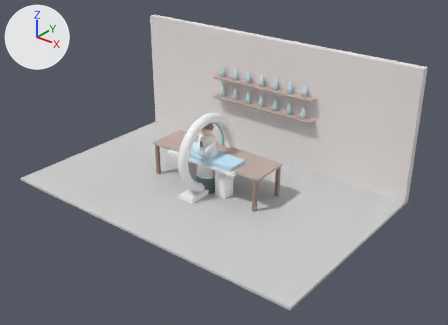
Two versions of the glTF model assets/models/curie.glb, one commit apart.
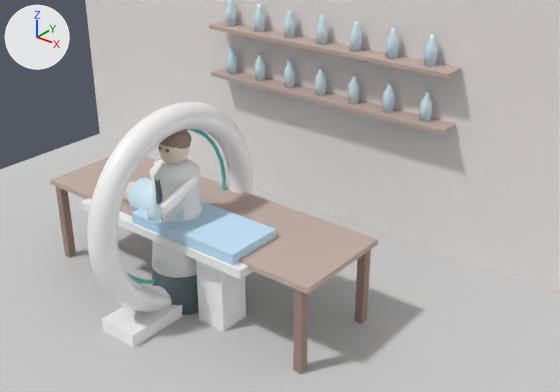
There are two pictures of each version: one whole from a 50 mm camera at (8.57, -10.09, 7.11) aimed at (0.52, -0.02, 0.87), one close up from a 50 mm camera at (4.58, -4.26, 4.07) aimed at (0.73, 0.55, 1.09). The axes (+X, +Y, +Z) are drawn at upper left. The lights are the same throughout. The last two pictures show the newer version. Where no turn or scale is listed for an object, it has been applied to the vertices.

Names of what the first close-up shows: 'cb_body', 'cb_pillar', 'cb_sheet', 'cb_top', 'cf_arm_r', 'cf_coat', 'cf_flask', 'cf_hair', 'cf_head', 'cf_opening', 'cf_skirt', 'cg_foot', 'cg_ring', 'cl_bench_top', 'cl_floor', 'cl_shelf0', 'cl_shelf1', 'cl_wall' and 19 more.
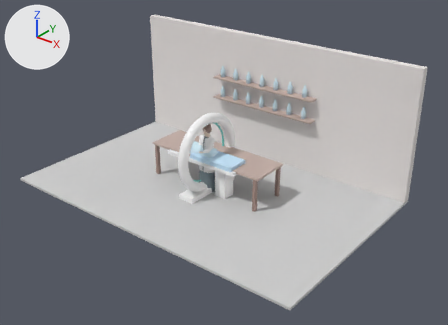
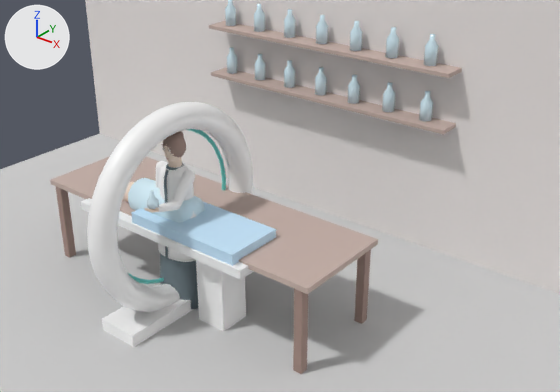
What differs and where, as boxes [x1, y1, x2, y2] in the close-ups (560 x 392 px):
'cf_coat', deleted: before [150, 158, 201, 278]
'curie_figure_cu_coat', added: after [155, 161, 196, 262]
'curie_figure_cu_dress', added: after [160, 163, 198, 309]
'cf_skirt', deleted: before [152, 269, 199, 315]
'cf_arm_r', deleted: before [159, 176, 199, 217]
'curie_figure_cu_hair', added (beige): after [162, 131, 186, 157]
'cf_head', deleted: before [159, 143, 189, 165]
'cf_hair', deleted: before [160, 131, 192, 149]
'cf_flask', deleted: before [147, 196, 162, 221]
'curie_figure_cu_skin', added: after [144, 144, 182, 213]
'curie_figure_cu_glass', added: after [147, 190, 159, 209]
'cf_opening', deleted (mostly hidden): before [155, 179, 163, 221]

What changed in the scene script:
```text
Add me_curie_figure_cu_skin:
    me_curie_figure_cu_skin.from_pydata(...)  # 1626 vertices, 3116 faces; spans x -0.286..0.33, y -0.599..0.106, z 0.653..1.656
    me_curie_figure_cu_skin.materials.append(mat_cu_skin)  # pale yellow #f6e3d2
Add me_curie_figure_cu_hair:
    me_curie_figure_cu_hair.from_pydata(...)  # an icosphere of 80 faces spanning x -0.051..-0.013, y -0.095..-0.084, z 1.579..1.589; an icosphere of 80 faces spanning x 0.013..0.051, y -0.095..-0.084, z 1.579..1.589; a UV sphere (12 segments, 8 rings, poles along z) spanning x -0.04..0.04, y 0.031..0.112, z 1.59..1.67; a UV sphere (18 segments, 10 rings, poles along z) spanning x -0.104..0.104, y -0.088..0.106, z 1.438..1.67
    me_curie_figure_cu_hair.materials.append(mat_cu_hair)  # beige #a38980
Add me_curie_figure_cu_glass:
    me_curie_figure_cu_glass.from_pydata(...)  # 58 vertices, 112 faces; spans x 0.2221..0.3121, y -0.5591..-0.4714, z 1.2561..1.3961
    me_curie_figure_cu_glass.materials.append(mat_cu_glass)  # pale blue #daf3fe
Add me_curie_figure_cu_dress:
    me_curie_figure_cu_dress.from_pydata(...)  # 1466 vertices, 2872 faces; spans x -0.251..0.251, y -0.174..0.174, z 0.02..1.378
    me_curie_figure_cu_dress.materials.append(mat_cu_dress)  # greyish blue #6c7a81
Add me_curie_figure_cu_coat:
    me_curie_figure_cu_coat.from_pydata(...)  # 1149 vertices, 2254 faces; spans x -0.287..0.289, y -0.496..0.162, z 0.52..1.384
    me_curie_figure_cu_coat.materials.append(mat_cu_coat)  # white #fbfbfb
Remove ob_cf_arm_r:
    ob_cf_arm_r = bpy.data.objects.new('cf_arm_r', me_cf_arm_r)
    ob_cf_arm_r.location = (0.23, 0.0, 1.3)
Remove ob_cf_coat:
    ob_cf_coat = bpy.data.objects.new('cf_coat', me_cf_coat)
    ob_cf_coat.location = (0.0, 0.0, 0.0)
Remove ob_cf_flask:
    ob_cf_flask = bpy.data.objects.new('cf_flask', me_cf_flask)
    ob_cf_flask.location = (0.0, 0.0, 0.0)
Remove ob_cf_hair:
    ob_cf_hair = bpy.data.objects.new('cf_hair', me_cf_hair)
    ob_cf_hair.location = (0.0, 0.0, 0.0)
Remove ob_cf_head:
    ob_cf_head = bpy.data.objects.new('cf_head', me_cf_head)
    ob_cf_head.location = (0.0, 0.0, 0.0)
Remove ob_cf_opening:
    ob_cf_opening = bpy.data.objects.new('cf_opening', me_cf_opening)
    ob_cf_opening.location = (0.0, 0.0, 0.0)
Remove ob_cf_skirt:
    ob_cf_skirt = bpy.data.objects.new('cf_skirt', me_cf_skirt)
    ob_cf_skirt.location = (0.0, 0.0, 0.0)
Add ob_curie_figure_cu_skin:
    ob_curie_figure_cu_skin = bpy.data.objects.new('curie_figure_cu_skin', me_curie_figure_cu_skin)
    ob_curie_figure_cu_skin.location = (0.0, 0.0, 0.0)
Add ob_curie_figure_cu_hair:
    ob_curie_figure_cu_hair = bpy.data.objects.new('curie_figure_cu_hair', me_curie_figure_cu_hair)
    ob_curie_figure_cu_hair.location = (0.0, 0.0, 0.0)
Add ob_curie_figure_cu_glass:
    ob_curie_figure_cu_glass = bpy.data.objects.new('curie_figure_cu_glass', me_curie_figure_cu_glass)
    ob_curie_figure_cu_glass.location = (0.0, 0.0, 0.0)
Add ob_curie_figure_cu_dress:
    ob_curie_figure_cu_dress = bpy.data.objects.new('curie_figure_cu_dress', me_curie_figure_cu_dress)
    ob_curie_figure_cu_dress.location = (0.0, 0.0, 0.0)
Add ob_curie_figure_cu_coat:
    ob_curie_figure_cu_coat = bpy.data.objects.new('curie_figure_cu_coat', me_curie_figure_cu_coat)
    ob_curie_figure_cu_coat.location = (0.0, 0.0, 0.0)
```
